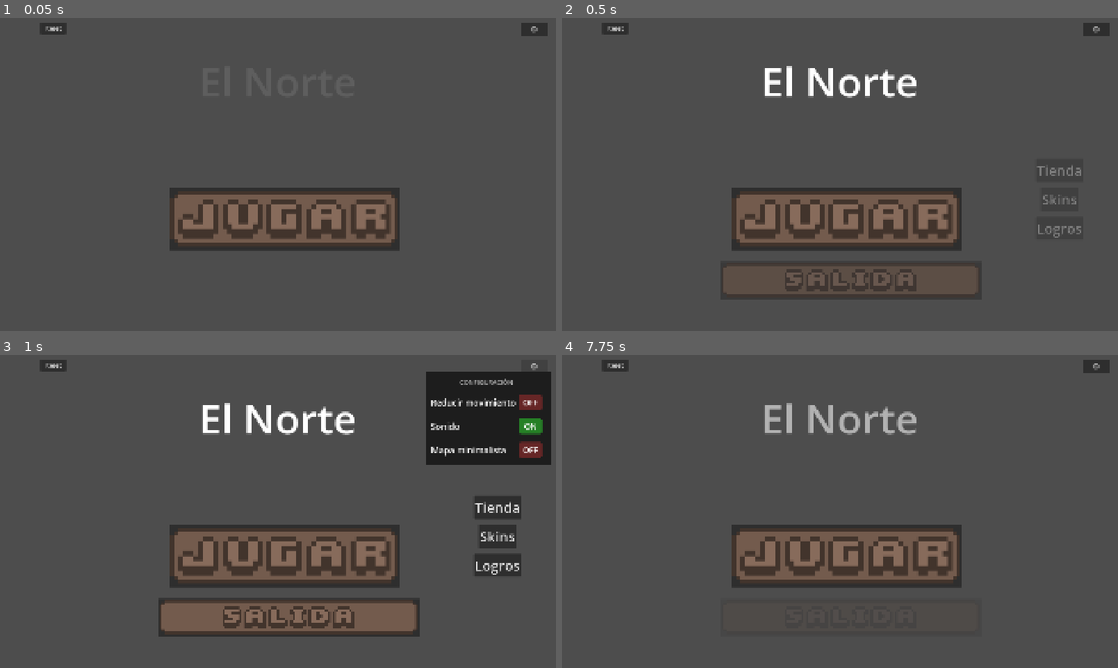
Above: before the commit, frames 1-4 (two rows, left to right).
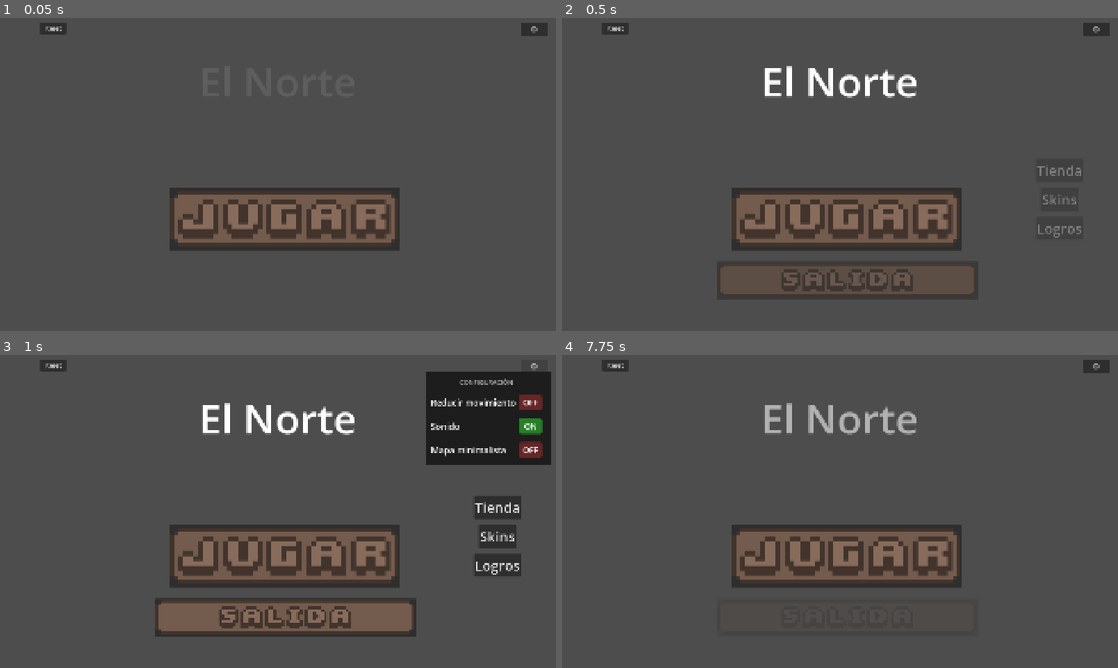
Above: after the commit, the same moments.

Repository: TomasMoreno21/El-Norte
Game: Godot game, scene res://scenes/menu/menu.tscn
Same seed, same stepped clock (60 frames per second), same inputs: the game is played once before the commit and once after it.
Inputs (mouse positions are in pixels of both pictures, inside the frame that each line leads up to):
- Up to frame 1 (0.05 s): no input
- Up to frame 2 (0.5 s): no input
- Up to frame 3 (1 s): click "⚙" at 0.5 s
- Up to frame 4 (7.75 s): click (845, 555) at 1.25 s; tap Enter at 2 s; move the mouse to (962, 495) at 2.02 s; hold D 2.03-2.78 s; tap Tab at 2.1 s; click (962, 495) at 2.17 s; tap Space at 2.27, 2.57, 3.02, 3.32, 4.52, 4.82, 5.27, 5.57, 6.02, 6.32 s; move the mouse to (728, 527) at 2.77 s; hold S 2.78-3.53 s; tap Q at 2.85 s; move the mouse to (895, 442) at 3.52 s; hold D 3.53-4.28 s; tap E at 3.6 s; move the mouse to (812, 574) at 4.27 s; hold W 4.28-5.03 s; tap Z at 4.35 s; click (812, 574) at 4.42 s; move the mouse to (1006, 558) at 5.02 s; hold A 5.03-6.5 s; tap X at 5.1 s; move the mouse to (673, 464) at 5.77 s; tap R at 5.85 s; click "☰" at 6.5 s; click "Volver al menú" at 7.25 s

Frame 1 is identical in both runs. In frame 2, 0.9% of the frame differs, in the area x 27-76%, y 79-89%; in frame 3, 1.1%, in the area x 27-76%, y 78-90%; in frame 4, less than 0.1%.

Commit message:
docs: actualizada organizacion de pantallas con menu final, ajustes en menu.tscn

Diff:
--- a/scenes/menu/menu.tscn
+++ b/scenes/menu/menu.tscn
@@ -66,9 +66,9 @@
 anchor_top = 0.78
 anchor_right = 0.75
 anchor_bottom = 0.9
-offset_left = 65.0
+offset_left = 53.0
 offset_top = -1.3999634
-offset_right = 10.0
+offset_right = -2.0
 offset_bottom = -1.3999634
 icon = ExtResource("3")
 expand_icon = true
@@ -96,8 +96,8 @@
 text = "El Norte"
 horizontal_alignment = 1
 
-[node name="SettingsBtn" type="Button" parent="."]
-anchors_preset = 1
+[node name="SettingsBtn" type="Button" parent="." unique_id=126314074]
+layout_mode = 0
 anchor_left = 1.0
 anchor_right = 1.0
 offset_left = -120.0
@@ -108,8 +108,8 @@
 theme_override_font_sizes/font_size = 28
 text = "⚙"
 
-[node name="SettingsPanel" type="ColorRect" parent="."]
-anchors_preset = 1
+[node name="SettingsPanel" type="ColorRect" parent="." unique_id=981086457]
+layout_mode = 0
 anchor_left = 1.0
 anchor_right = 1.0
 offset_left = -450.0
Not shown: 2 places in scenes/menu/menu.tscn that only renumber resources
Not shown, changed: MEMORY.md
